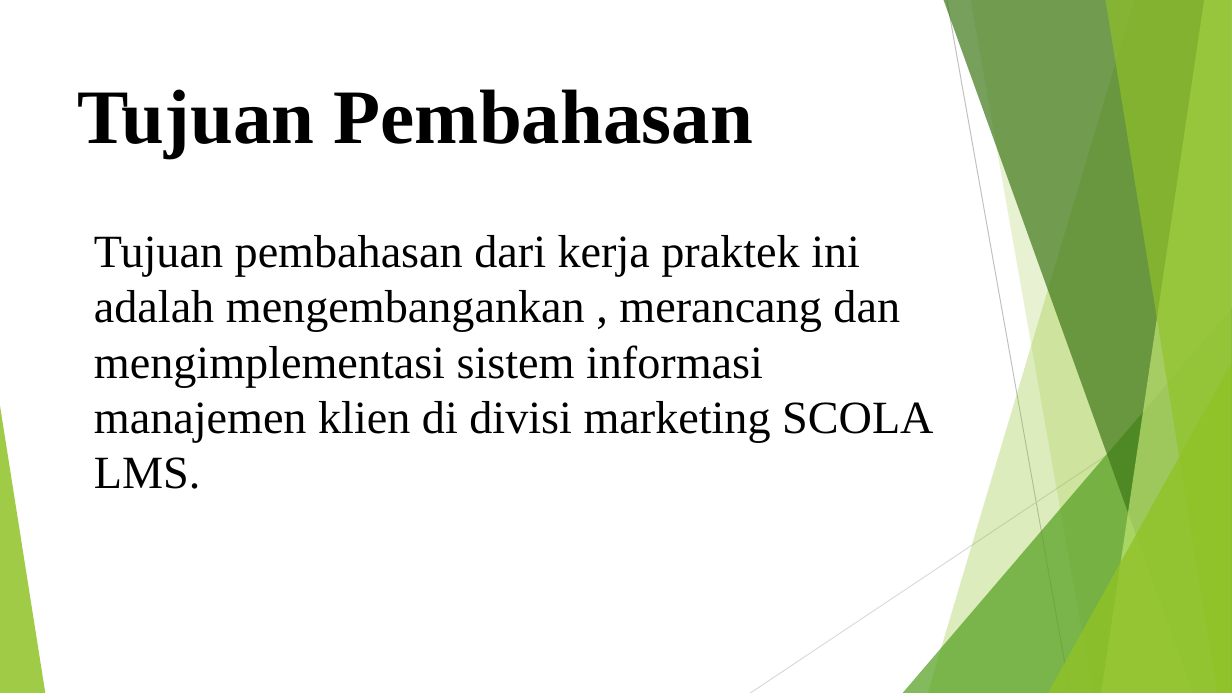
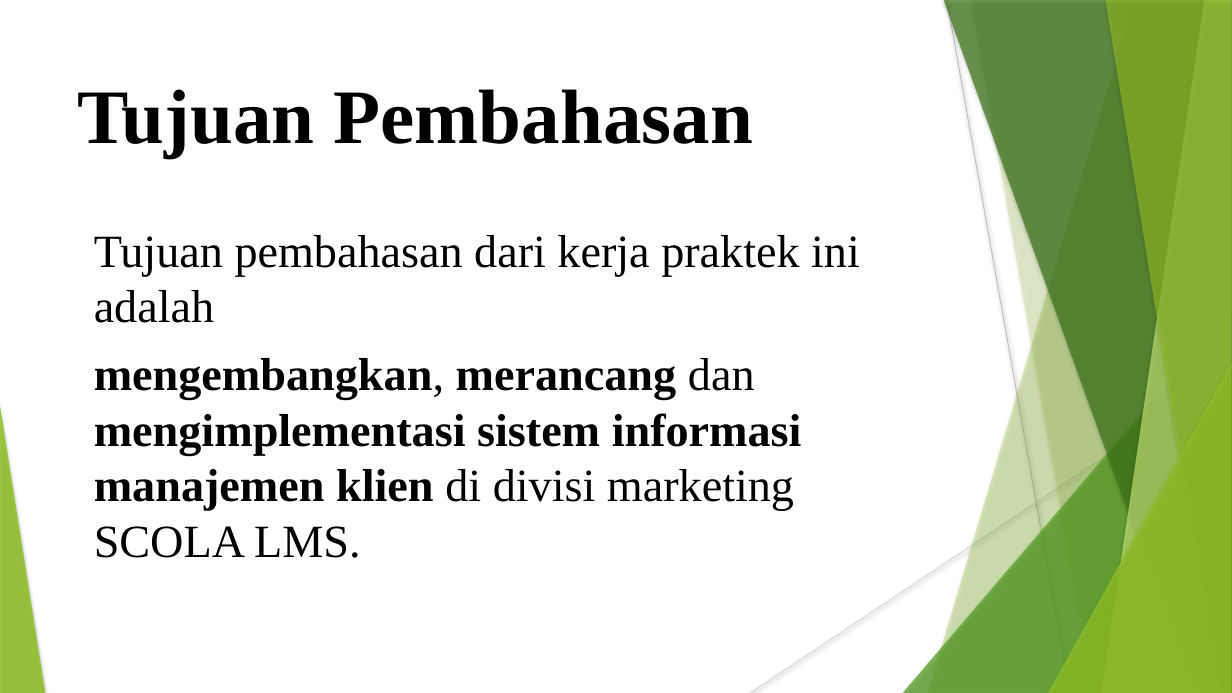
Before and after one commit to jeremia31/kp-magang, a slide deck: slide 4 of ANALISIS DAN PERCANGAN SISTEM MANAJEMEN DATA MARKETING.pptx (slide 5 before the commit). Drawn at 1232x693 pixels with LibreOffice and Linux fonts; fonts in the diff are those of the drawing. Boxes give left, top, right and bottom in pixels: in the first picture for what was removed or moved away, otherwise in the second. Text is boxed around its words. In the diff, an @@ line names an element or a change of style, - is before the commit and + after.

```diff
--- a/ANALISIS DAN PERCANGAN SISTEM MANAJEMEN DATA MARKETING.pptx
+++ b/ANALISIS DAN PERCANGAN SISTEM MANAJEMEN DATA MARKETING.pptx
@@ line (947, 0) - (1070, 693): stroke #BFBFBF 0.75 pt to #BFBFBF 0.74 pt @@
@@ freeform shape at [970, 0, 1232, 693]: shadow on; outline redrawn @@
@@ text at [94, 235, 860, 558]: text changed @@
-Tujuan pembahasan dari kerja praktek ini adalah mengembangankan , merancang dan mengimplementasi sistem informasi manajemen klien di divisi marketing SCOLA LMS.
+Tujuan pembahasan dari kerja praktek ini adalah
+mengembangkan, merancang dan mengimplementasi sistem informasi manajemen klien di divisi marketing SCOLA LMS.
@@ line (1232, 372) - (750, 693): stroke #D9D9D9 0.75 pt to #D9D9D9 0.74 pt @@
@@ shadow on in 7 elements at [928, 0, 1232, 693], [903, 308, 1232, 693], [944, 0, 1232, 693], [1102, 0, 1232, 693], [1105, 0, 1232, 693], [1048, 363, 1232, 693], [0, 406, 45, 693] @@
```
Also in this commit, not shown: 8 other slides changed, 2 slides added, 3 slides removed, 1 other file.
